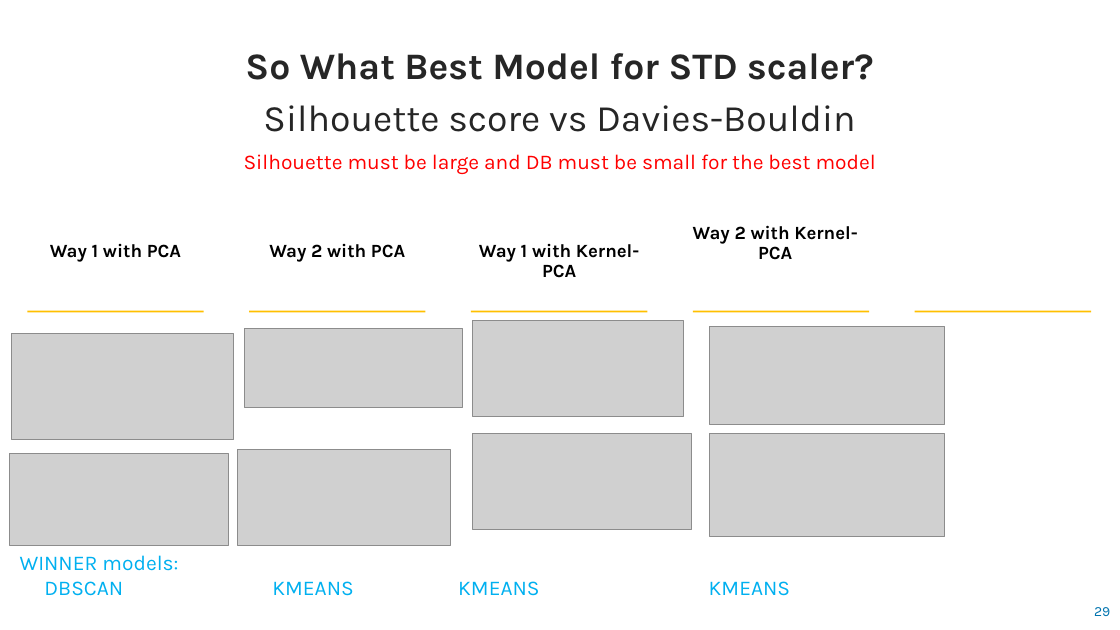
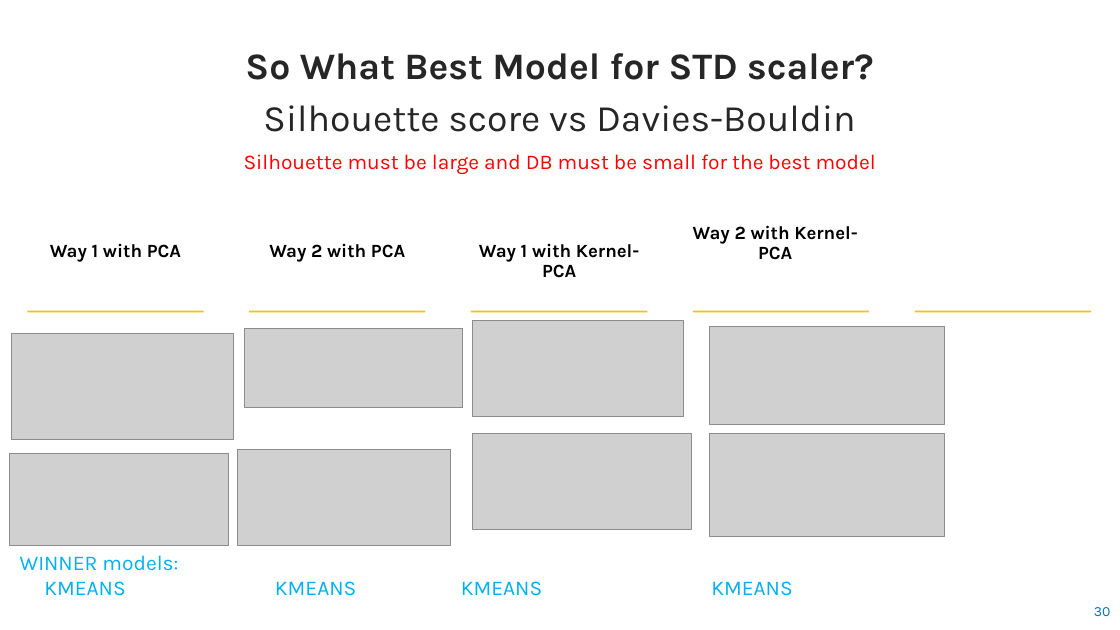
Before and after one commit to Reema-Khaseeb/clustering-credit-card-customer-segmentation, a slide deck: slide 30 of presentation/Credit Card Clustering.pptx (slide 29 before the commit). Drawn at 1120x630 pixels with LibreOffice and Linux fonts; fonts in the diff are those of the drawing; grey boxes stand for pictures. Boxes give left, top, right and bottom in pixels: in the first picture for what was removed or moved away, otherwise in the second. Text is boxed around its words. In the diff, an @@ line names an element or a change of style, - is before the commit and + after.

```diff
--- a/presentation/Credit Card Clustering.pptx
+++ b/presentation/Credit Card Clustering.pptx
@@ text at (x1=20, y1=555, x2=792, y2=596): text changed @@
-WINNER models:
-DBSCAN KMEANS KMEANS KMEANS
+WINNER models:
+KMEANS KMEANS KMEANS KMEANS
@@ page number at (x1=1094, y1=607, x2=1111, y2=616): text changed @@
-29
+30
```
Also in this commit, not shown: 9 other slides changed, 15 slides added.
